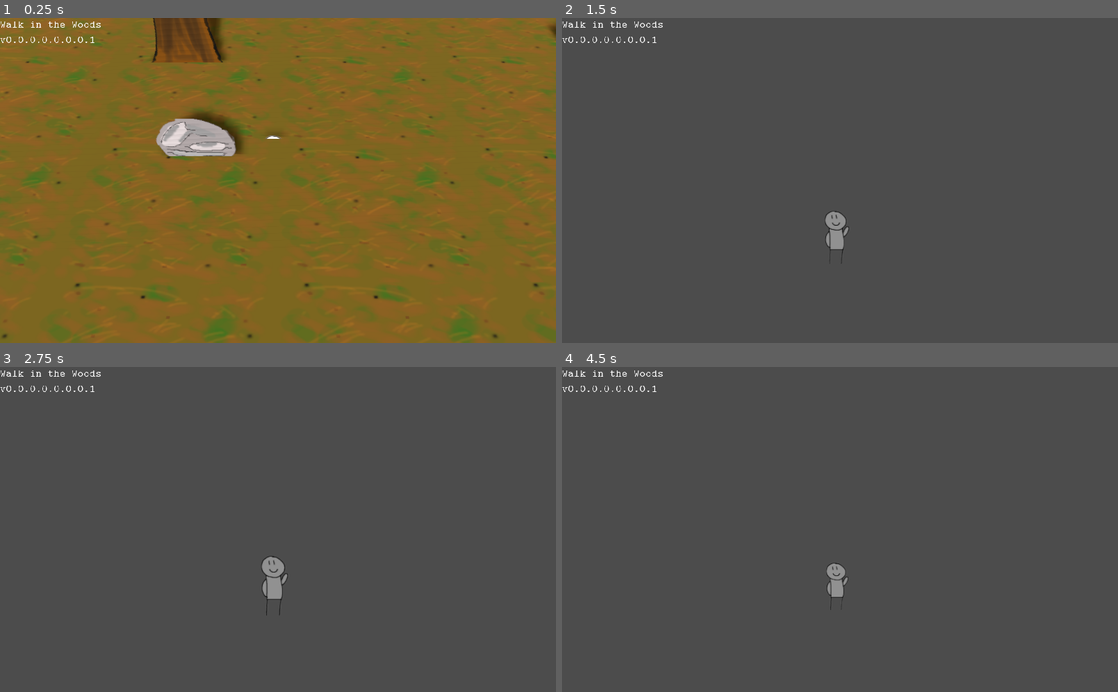
Above: before the commit, frames 1-4 (two rows, left to right).
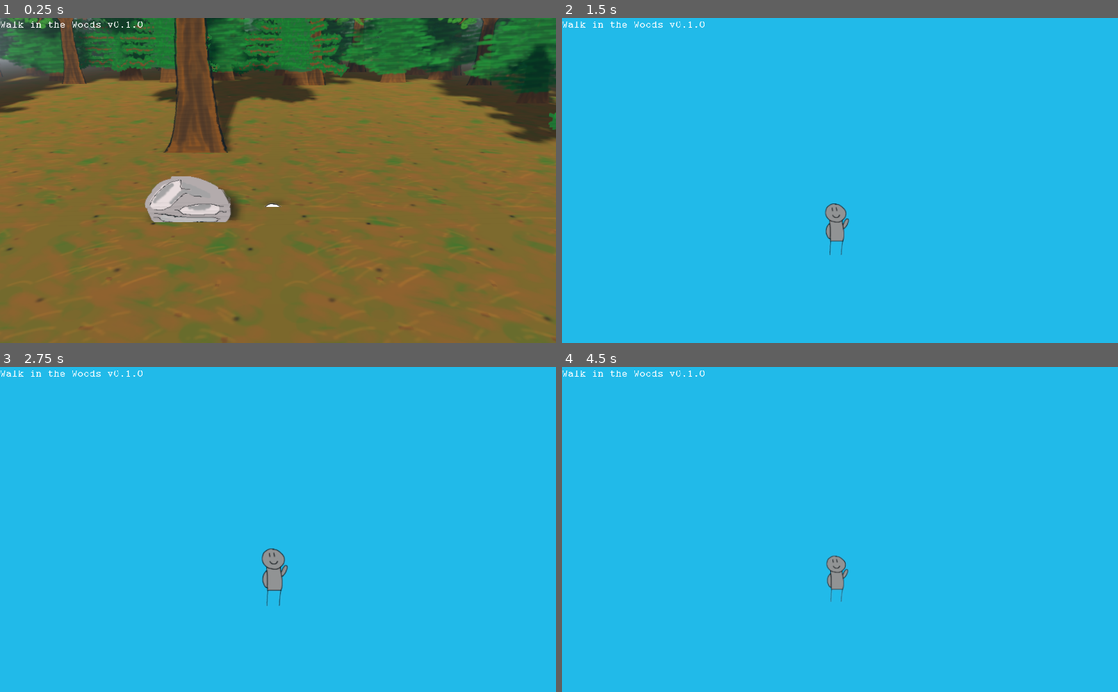
Above: after the commit, the same moments.

Repository: Schoperation/AllTheStarsAtNight
Game: Godot game, scene res://world/World.tscn
Same seed, same stepped clock (60 frames per second), same inputs: the game is played once before the commit and once after it.
Inputs (mouse positions are in pixels of both pictures, inside the frame that each line leads up to):
- Up to frame 1 (0.25 s): no input
- Up to frame 2 (1.5 s): move the mouse to (962, 164) at 0.52 s; hold D (move_right) 0.53-1.28 s; tap Mouse wheel up (zoom_in) at 0.6 s; click (962, 164) at 0.67 s; tap Mouse wheel down (zoom_out) at 0.8, 1.35 s; move the mouse to (728, 196) at 1.27 s; hold S (move_down) from 1.28 s (still down)
- Up to frame 3 (2.75 s): tap Mouse wheel up (zoom_in) at 1.55, 2.1 s; tap Enter at 2 s; move the mouse to (333, 458) at 2.02 s; release S (move_down) at 2.03 s; hold D (move_right) from 2.03 s (still down); tap Mouse wheel down (zoom_out) at 2.3 s
- Up to frame 4 (4.5 s): tap Space at 2.75, 4.25 s; move the mouse to (812, 594) at 2.77 s; release D (move_right) at 2.78 s; hold W (move_up) 2.78-3.53 s; tap Mouse wheel down (zoom_out) at 2.85, 3.8, 4.35 s; click (812, 594) at 2.92 s; tap Mouse wheel up (zoom_in) at 3.05, 3.6 s; tap Enter at 3.5 s; move the mouse to (1006, 578) at 3.52 s; hold A (move_left) from 3.53 s (still down); move the mouse to (673, 480) at 4.27 s

The runs differ from the first frame. In frame 1, 35% of the frame differs, in the area x 0-100%, y 0-100%; in frame 2, 100%; in frame 3, 100%; in frame 4, 100%.

Commit message:
Fiddled with fog, skybox, etc

Diff:
--- a/ui/UI.tscn
+++ b/ui/UI.tscn
@@ -10,7 +10,7 @@
 margin_bottom = 48.0
 mouse_default_cursor_shape = 16
 custom_fonts/normal_font = ExtResource( 1 )
-text = "Walk in the Woods v0.0.0.0.0.0.0.1"
+text = "Walk in the Woods v0.1.0"
 scroll_active = false
 __meta__ = {
 "_edit_use_anchors_": false
--- a/ui/Zoom.gd
+++ b/ui/Zoom.gd
@@ -10,6 +10,7 @@
 
 func _ready():
 	defaultPos = self.transform.origin
+	changeCameraPos()
 
 func _input(event):
 	if Input.is_action_just_released("zoom_in"):
@@ -27,7 +28,7 @@
 	# Follow a parabola
 	var parabolaZ = 0.5 * (t + 1.5)
 	var parabolaY = 0.5 * t * t + 0.25
-	self.transform.origin.z = defaultPos.z * parabolaZ
+	self.transform.origin.z = defaultPos.z * parabolaZ + 1
 	self.transform.origin.y = defaultPos.y * parabolaY
 
 	# Set angle
--- a/world/Chunk.gd
+++ b/world/Chunk.gd
@@ -35,7 +35,7 @@
 	#todo add more like trails, rocks, and then... random structures woooahhh
 	if structureChunk:
 		addStruct()
-		print(id)
+		#print(id)
 
 # Plants trees on the chunk
 func plantTrees(thick):
--- a/world/World.tscn
+++ b/world/World.tscn
@@ -10,8 +10,15 @@
 [ext_resource path="res://ui/Zoom.gd" type="Script" id=8]
 
 [sub_resource type="Environment" id=1]
+background_mode = 1
+background_color = Color( 0.133333, 0.733333, 0.917647, 1 )
 ambient_light_color = Color( 0.529412, 0.529412, 0.529412, 1 )
 ambient_light_energy = 1.18
+fog_enabled = true
+fog_color = Color( 0.686275, 0.741176, 0.796078, 1 )
+fog_depth_begin = 54.0
+fog_depth_end = 187.9
+fog_depth_curve = 2.0
 
 [sub_resource type="BoxShape" id=2]
 extents = Vector3( 25.361, 9.20337, 5.19189 )
